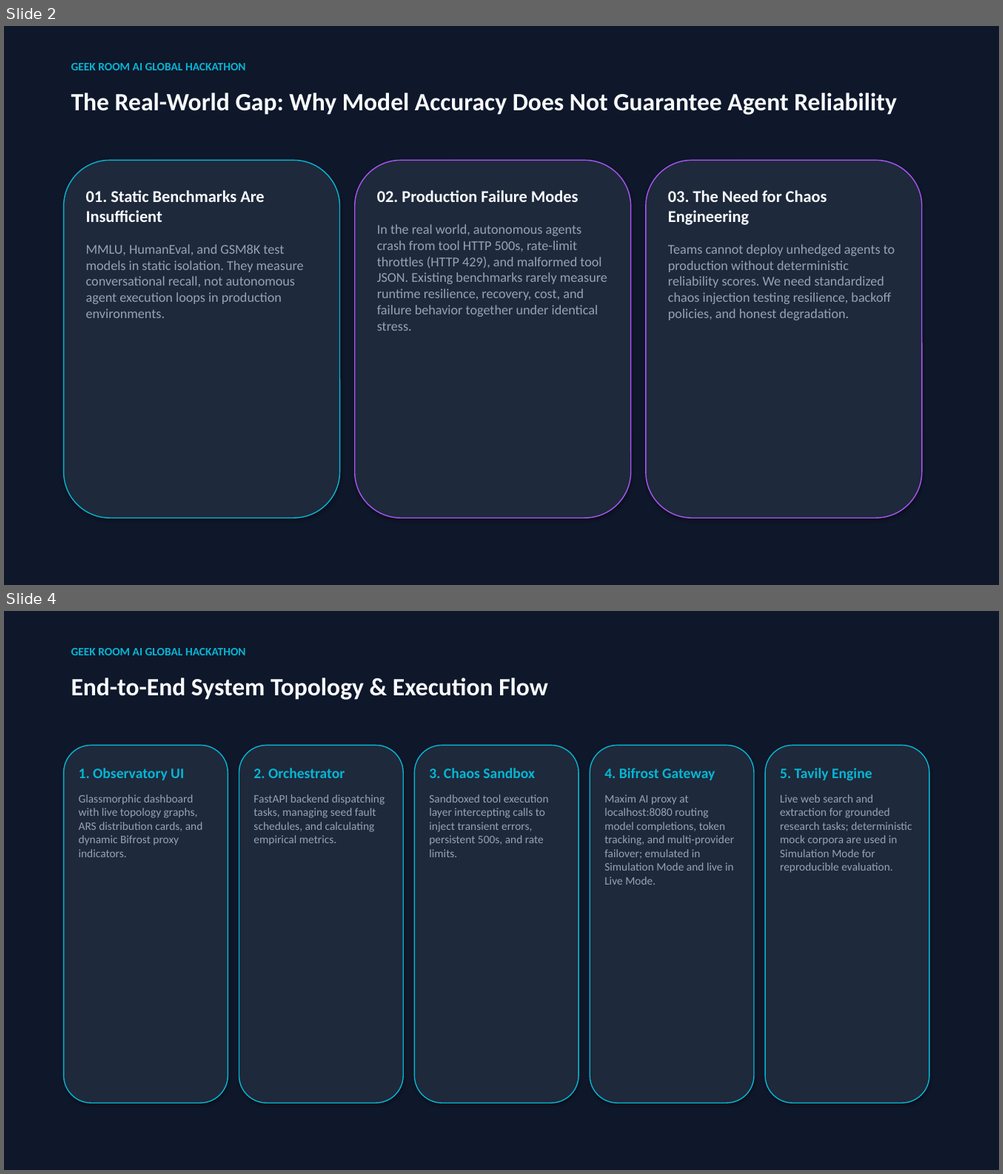
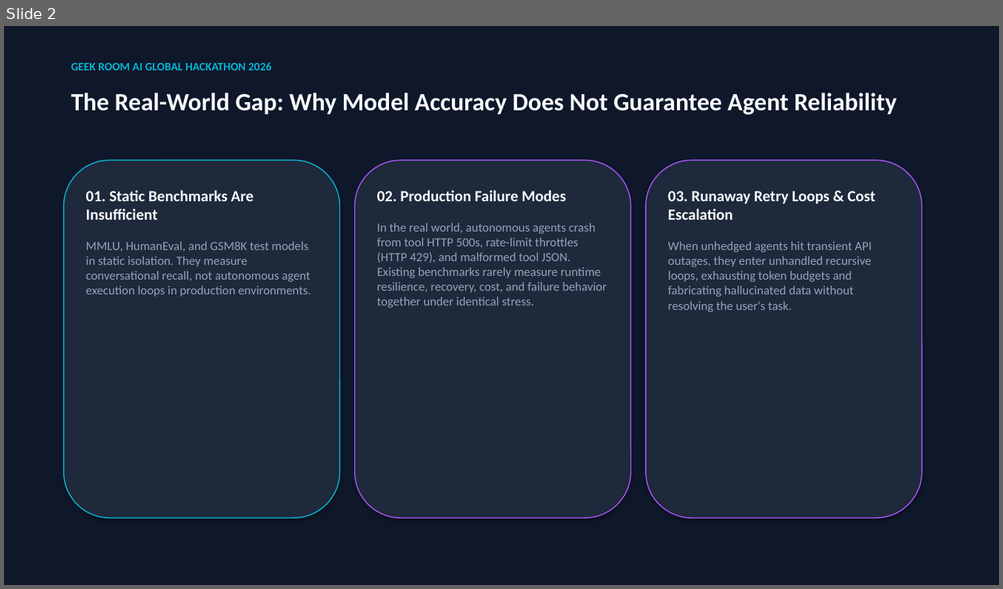
Before and after one commit to Mohan-M04/agentbench-arena, a slide deck: AgentBench_Arena_Hackathon_Pitch_Deck.pptx. Shown one above the other, each under a label of ours: slides 2 and 4 before the commit, slide 2 after it; the slides between them are not shown. The pictures are 1003x1174 and 1003x589 pixels, drawn with LibreOffice and Linux fonts; fonts in the diff are those of the drawing. Boxes give left, top, right and bottom in pixels: in the first picture for what was removed or moved away, otherwise in the second. Text is boxed around its words. In the diff, an @@ line names an element or a change of style, - is before the commit and + after.

Commit message:
docs & deck: unify replay numbers (20 -> 92), embed dashboard screenshot in PPTX, and finalize 10-slide presentation

```diff
--- a/AgentBench_Arena_Hackathon_Pitch_Deck.pptx
+++ b/AgentBench_Arena_Hackathon_Pitch_Deck.pptx
@@ slide 4 removed at (4,611,999,1170), background #FFFFFF @@
@@ rectangle removed at (4,611,999,1170) @@
@@ text removed at (71,648,246,655) @@
-GEEK ROOM AI GLOBAL HACKATHON
@@ text removed at (71,678,548,700) @@
-End-to-End System Topology & Execution Flow
@@ rounded rectangle removed at (64,745,227,1103) @@
@@ rounded rectangle removed at (239,745,403,1103) @@
@@ rounded rectangle removed at (415,745,578,1103) @@
@@ rounded rectangle removed at (589,745,754,1103) @@
@@ rounded rectangle removed at (765,745,929,1103) @@
@@ text removed at (79,768,203,857) @@
-1. Observatory UI
-Glassmorphic dashboard with live topology graphs, ARS distribution cards, and dynamic Bifrost proxy indicators.
@@ text removed at (253,768,385,846) @@
-2. Orchestrator
-FastAPI backend dispatching tasks, managing seed fault schedules, and calculating empirical metrics.
@@ text removed at (429,768,549,857) @@
-3. Chaos Sandbox
-Sandboxed tool execution layer intercepting calls to inject transient errors, persistent 500s, and rate limits.
@@ text removed at (604,768,734,885) @@
-4. Bifrost Gateway
-Maxim AI proxy at localhost:8080 routing model completions, token tracking, and multi-provider failover; emulated in Simulation Mode and live in Live Mode.
@@ text removed at (780,768,911,873) @@
-5. Tavily Engine
-Live web search and extraction for grounded research tasks; deterministic mock corpora are used in Simulation Mode for reproducible evaluation.
@@ slide 2 changed as well @@
@@ text at (71,62,271,70): text changed @@
-GEEK ROOM AI GLOBAL HACKATHON
+GEEK ROOM AI GLOBAL HACKATHON 2026
@@ text "01. Static Benchmarks Are Insufficient" at (86,190,310,297): size 16 to 15 pt in "01. Static Benchmarks Are Insufficient"; size 13 to 12 pt in "MMLU, HumanEval, and GSM8K test models in ..." @@
@@ text "02. Production Failure Modes" at (377,190,606,308): size 16 to 15 pt in "02. Production Failure Modes"; size 13 to 12 pt in "In the real world, autonomous agents crash ..." @@
@@ text at (668,191,875,312): text changed; size 13 to 12 pt @@
-03. The Need for Chaos Engineering
-Teams cannot deploy unhedged agents to production without deterministic reliability scores. We need standardized chaos injection testing resilience, backoff policies, and honest degradation.
+03. Runaway Retry Loops & Cost Escalation
+When unhedged agents hit transient API outages, they enter unhandled recursive loops, exhausting token budgets and fabricating hallucinated data without resolving the user's task.
```
Also in this commit, not shown: 6 other slides changed, 3 slides added, 2 other slides removed, 4 other files.
